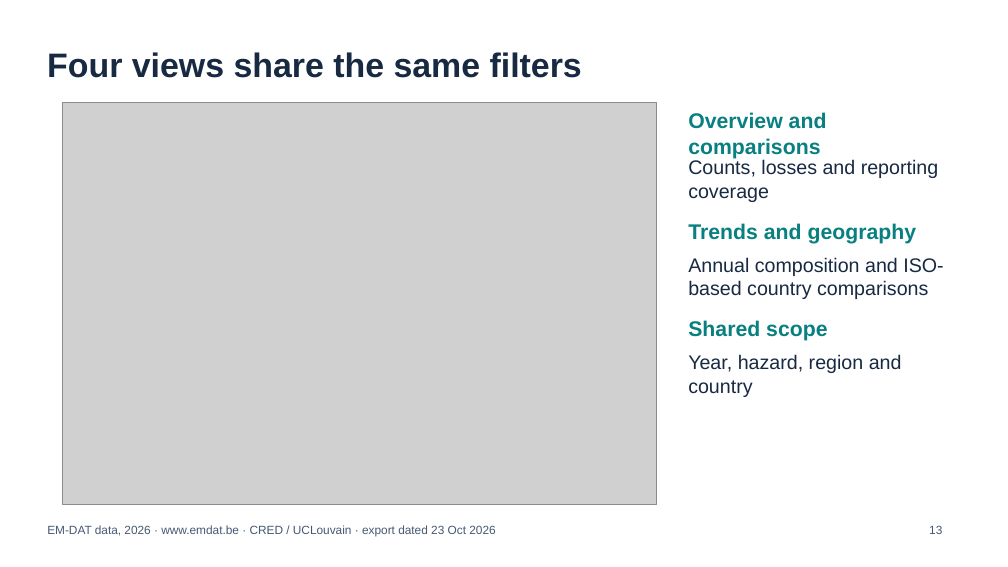
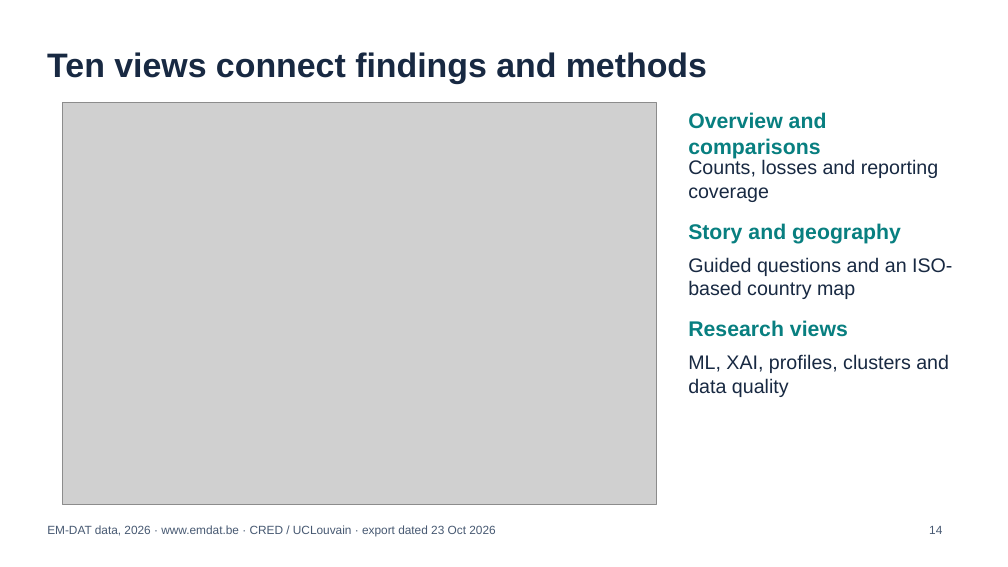
Before and after one commit to SamarthRamesha/when-nature-strikes, a slide deck: slide 14 of submission/final_presentation.pptx (slide 13 before the commit). Drawn at 1008x567 pixels with LibreOffice and Linux fonts; fonts in the diff are those of the drawing; grey boxes stand for pictures. Boxes give left, top, right and bottom in pixels: in the first picture for what was removed or moved away, otherwise in the second. Text is boxed around its words. In the diff, an @@ line names an element or a change of style, - is before the commit and + after.

```diff
--- a/submission/final_presentation.pptx
+++ b/submission/final_presentation.pptx
@@ text at (47, 52, 707, 84): text changed @@
-Four views share the same filters
+Ten views connect findings and methods
@@ text at (688, 223, 901, 244): text changed @@
-Trends and geography
+Story and geography
@@ text at (688, 257, 952, 299): text changed @@
-Annual composition and ISO-based country comparisons
+Guided questions and an ISO-based country map
@@ text at (688, 320, 848, 337): text changed @@
-Shared scope
+Research views
@@ text at (688, 354, 949, 397): text changed @@
-Year, hazard, region and country
+ML, XAI, profiles, clusters and data quality
@@ text at (929, 526, 942, 534): text changed @@
-13
+14
```
Also in this commit, not shown: 6 other slides changed, 2 slides added, 52 other files.
